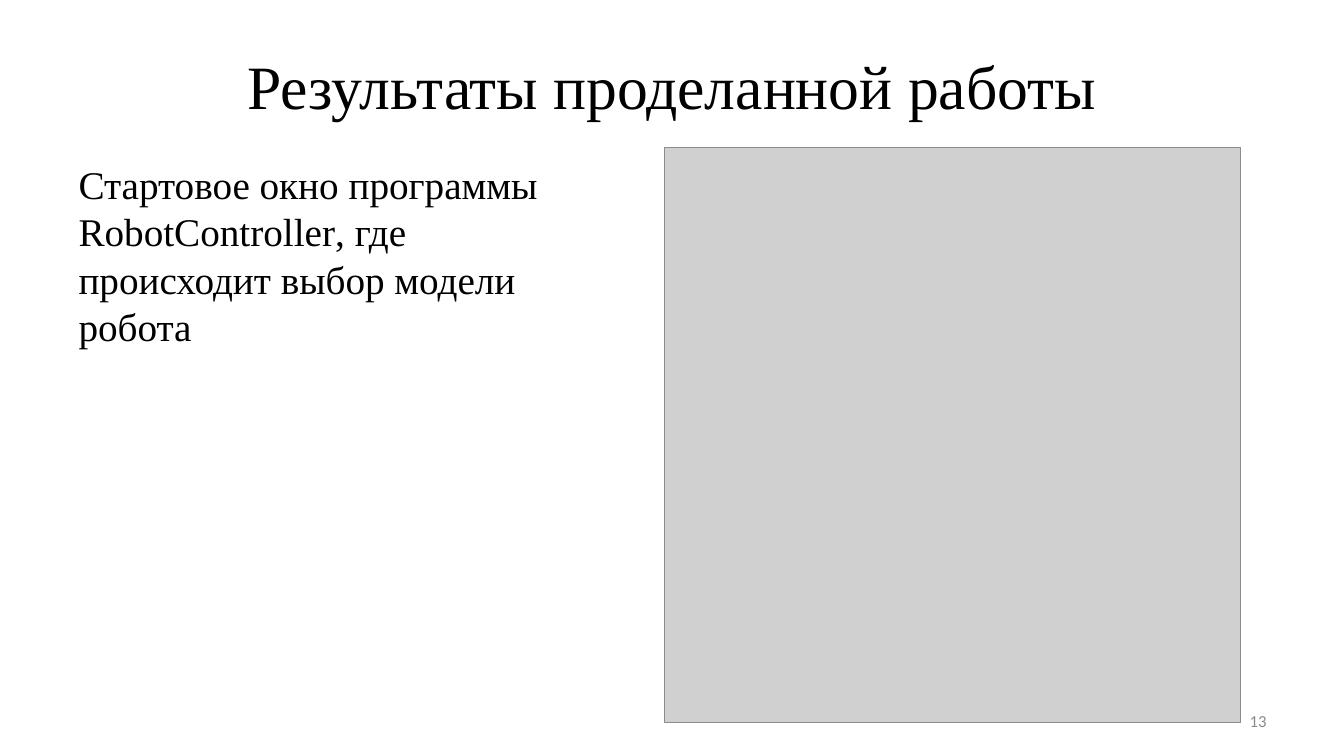
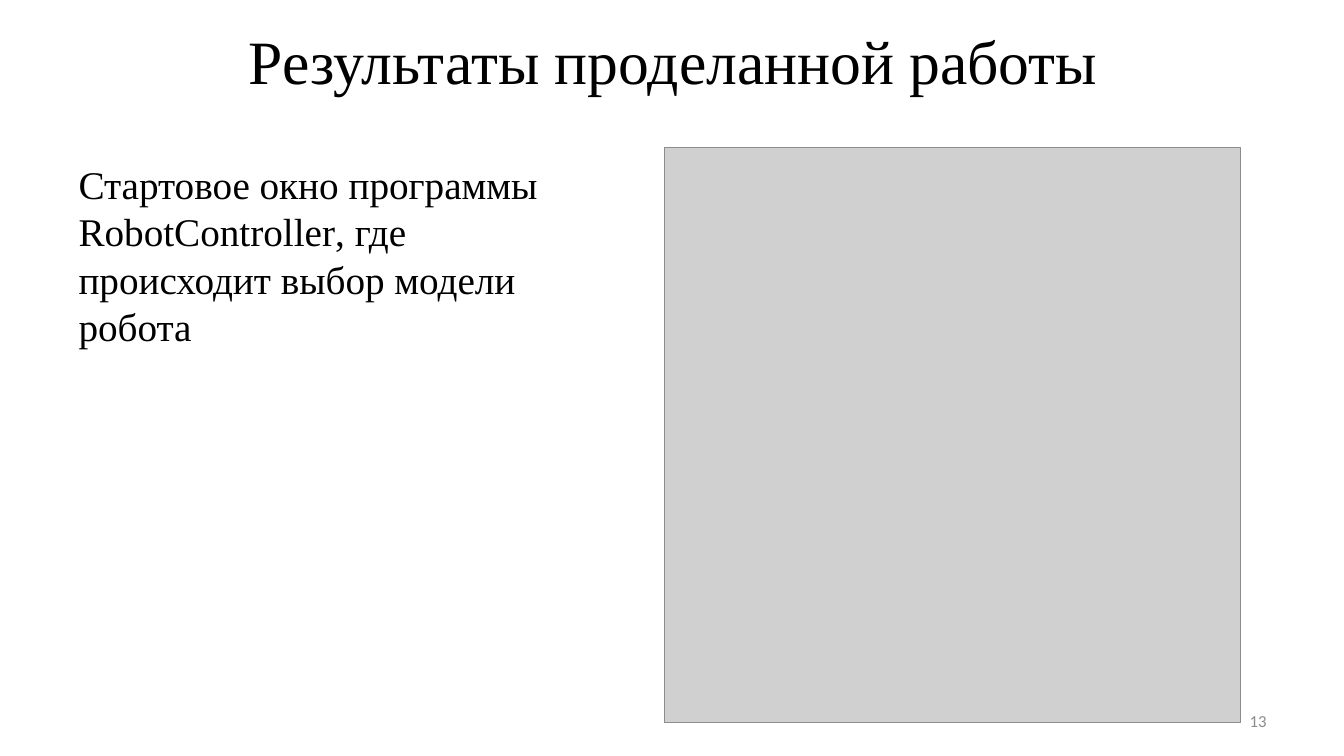
Before and after one commit to ArtemVolkov2103/1-Diplom, a slide deck: slide 13 of Дипломная Волков.pptx. Drawn at 1344x756 pixels with LibreOffice and Linux fonts; fonts in the diff are those of the drawing; grey boxes stand for pictures. Boxes give left, top, right and bottom in pixels: in the first picture for what was removed or moved away, otherwise in the second. Text is boxed around its words. In the diff, an @@ line names an element or a change of style, - is before the commit and + after.

```diff
--- a/Дипломная Волков.pptx
+++ b/Дипломная Волков.pptx
@@ title "Результаты проделанной работы": place and size @@
-title "Результаты проделанной работы" at [247,65,1096,121]
+title "Результаты проделанной работы" at [249,40,1098,96]
```
Also in this commit, not shown: 4 other slides changed, 1 other file.
